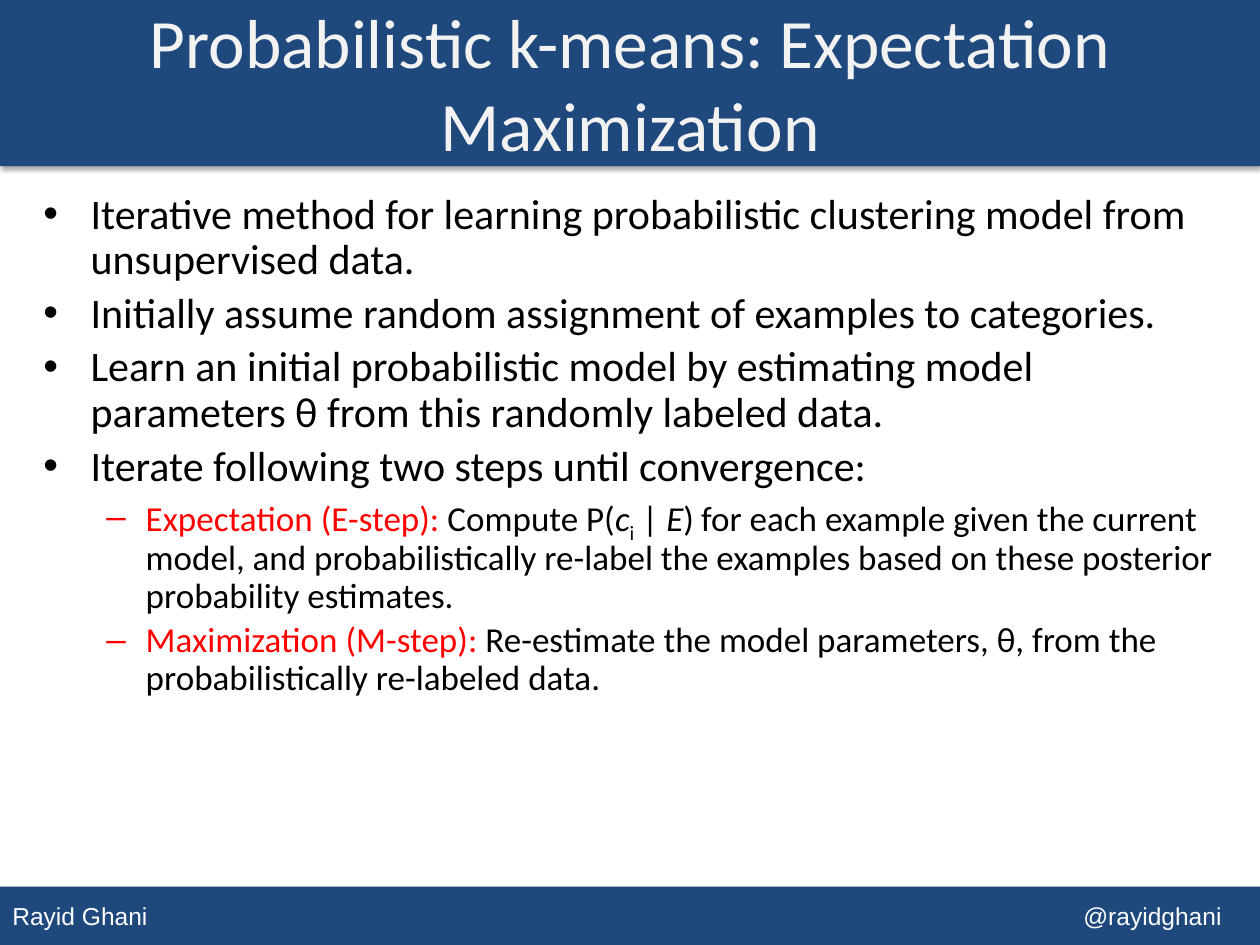
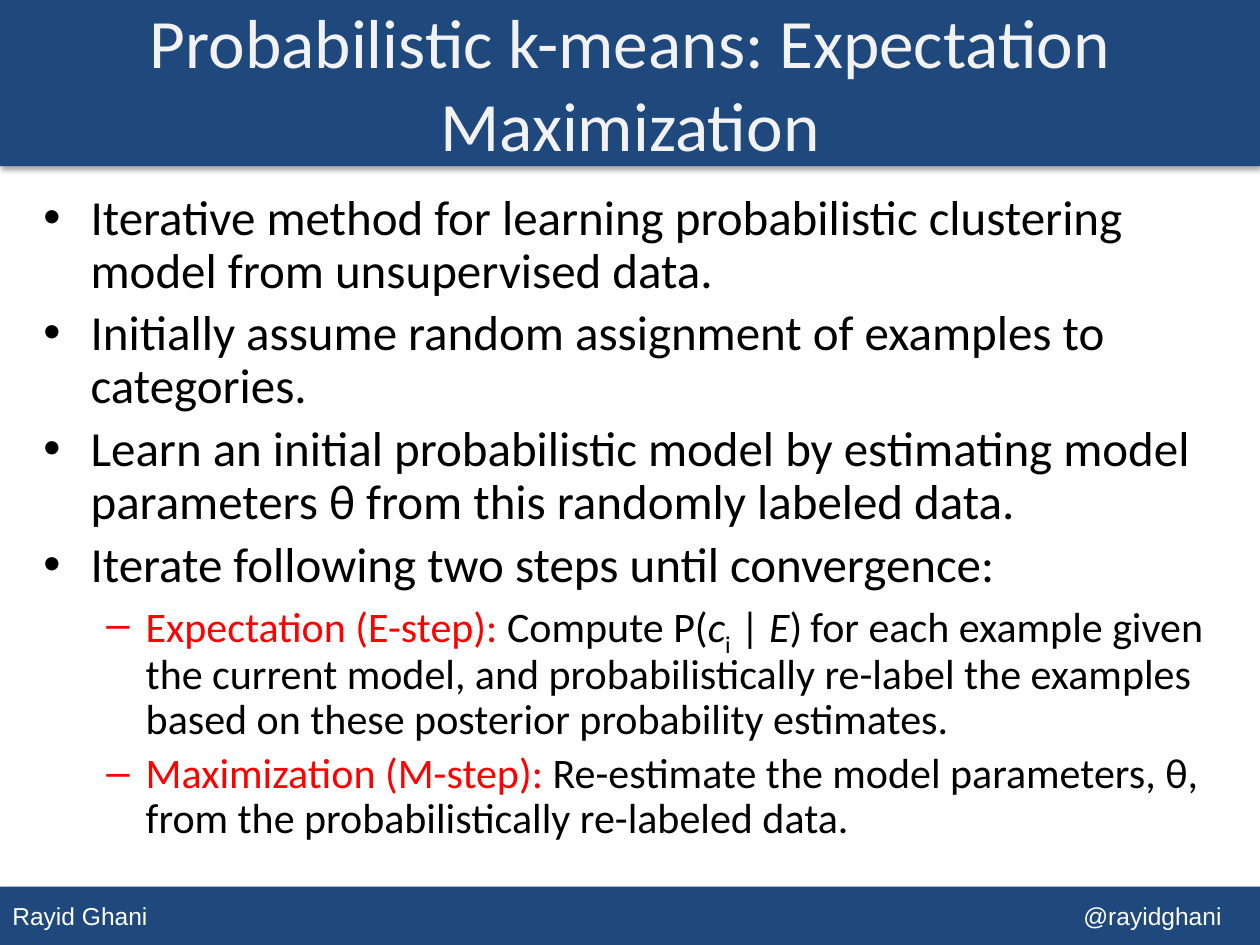
Before and after one commit to dssg/MLforPublicPolicy, a slide deck: slide 20 of Lectures/Lecture 09 - Unsupervised Learning.pptx (slide 17 before the commit). Drawn at 1260x945 pixels with LibreOffice and Linux fonts; fonts in the diff are those of the drawing. Boxes give left, top, right and bottom in pixels: in the first picture for what was removed or moved away, otherwise in the second. Text is boxed around its words. In the diff, an @@ line names an element or a change of style, - is before the commit and + after.

```diff
--- a/Lectures/Lecture 09 - Unsupervised Learning.pptx
+++ b/Lectures/Lecture 09 - Unsupervised Learning.pptx
@@ text "Iterative method for learning probabilistic ..." at <box>91,201,1203,840</box>: size 24 to 28 pt in "Iterative method for learning probabilistic clustering model ...", "Initially assume random assignment of examples to ...", "Learn an initial probabilistic model by estimating ...", "Iterate following two steps until convergence:"; size 20 to 24 pt in "Expectation (E-step): Compute P(ci | E) for ...", "Maximization (M-step): Re-estimate the model parameters, θ, ..." @@
```
Also in this commit, not shown: 6 other slides changed, 8 slides added, 2 slides removed.
